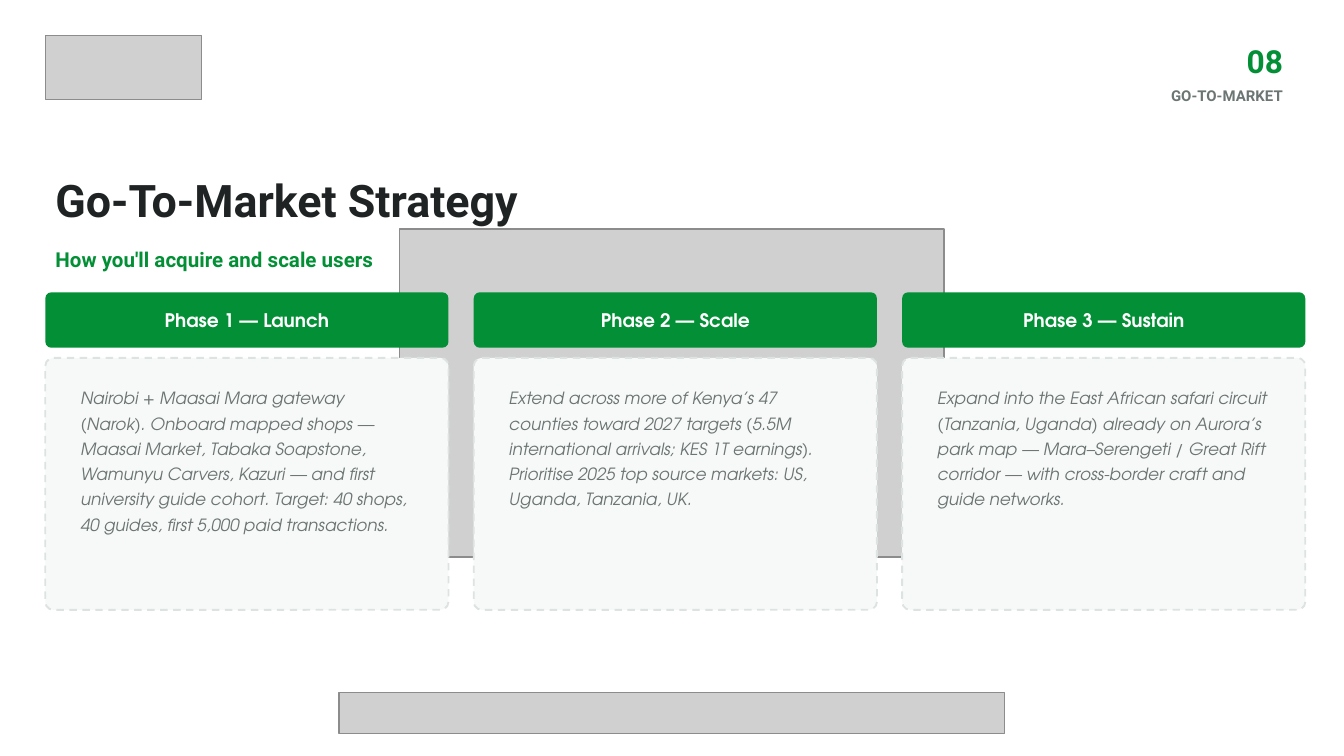
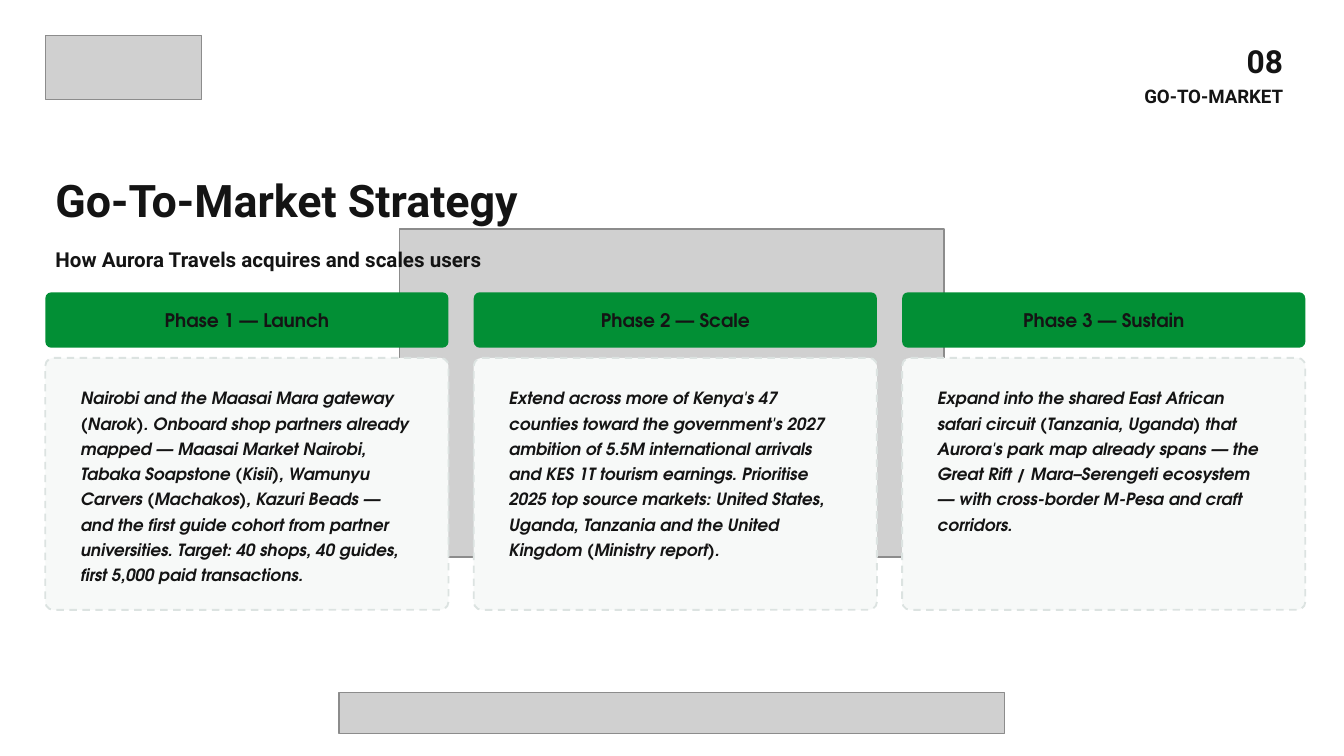
Before and after one commit to ProximaOpal/AuroraTravels, a slide deck: slide 9 of pitch/AuroraTravels_Pitch_Deck.pptx. Drawn at 1344x756 pixels with LibreOffice and Linux fonts; fonts in the diff are those of the drawing; grey boxes stand for pictures. Boxes give left, top, right and bottom in pixels: in the first picture for what was removed or moved away, otherwise in the second. Text is boxed around its words. In the diff, an @@ line names an element or a change of style, - is before the commit and + after.

```diff
--- a/pitch/AuroraTravels_Pitch_Deck.pptx
+++ b/pitch/AuroraTravels_Pitch_Deck.pptx
@@ text "08" at (x1=1247, y1=50, x2=1283, y2=74): text colour #028F35 to #141414 @@
@@ text "GO-TO-MARKET" at (x1=1144, y1=89, x2=1283, y2=103): size 8 to 10 pt, text colour #6B7573 to #141414 @@
@@ text "Go-To-Market Strategy" at (x1=55, y1=183, x2=518, y2=227): text colour #1F2323 to #141414 @@
@@ text at (x1=55, y1=248, x2=481, y2=273): text changed; text colour #028F35 to #141414 @@
-How you'll acquire and scale users
+How Aurora Travels acquires and scales users
@@ text colour #FFFFFF to #141414 in 3 elements at (x1=165, y1=313, x2=329, y2=327), (x1=601, y1=313, x2=750, y2=327), (x1=1023, y1=312, x2=1185, y2=327) @@
@@ text at (x1=81, y1=391, x2=409, y2=584): text changed; text colour #6B7573 to #141414; bold on @@
-Nairobi + Maasai Mara gateway (Narok). Onboard mapped shops — Maasai Market, Tabaka Soapstone, Wamunyu Carvers, Kazuri — and first university guide cohort. Target: 40 shops, 40 guides, first 5,000 paid transactions.
+Nairobi and the Maasai Mara gateway (Narok). Onboard shop partners already mapped — Maasai Market Nairobi, Tabaka Soapstone (Kisii), Wamunyu Carvers (Machakos), Kazuri Beads — and the first guide cohort from partner universities. Target: 40 shops, 40 guides, first 5,000 paid transactions.
@@ text at (x1=509, y1=391, x2=825, y2=560): text changed; text colour #6B7573 to #141414; bold on @@
-Extend across more of Kenya’s 47 counties toward 2027 targets (5.5M international arrivals; KES 1T earnings). Prioritise 2025 top source markets: US, Uganda, Tanzania, UK.
+Extend across more of Kenya's 47 counties toward the government's 2027 ambition of 5.5M international arrivals and KES 1T tourism earnings. Prioritise 2025 top source markets: United States, Uganda, Tanzania and the United Kingdom (Ministry report).
@@ text at (x1=937, y1=391, x2=1250, y2=531): text changed; text colour #6B7573 to #141414; bold on @@
-Expand into the East African safari circuit (Tanzania, Uganda) already on Aurora’s park map — Mara–Serengeti / Great Rift corridor — with cross-border craft and guide networks.
+Expand into the shared East African safari circuit (Tanzania, Uganda) that Aurora's park map already spans — the Great Rift / Mara–Serengeti ecosystem — with cross-border M-Pesa and craft corridors.
```
Also in this commit, not shown: 10 other slides changed, 2 other files.
